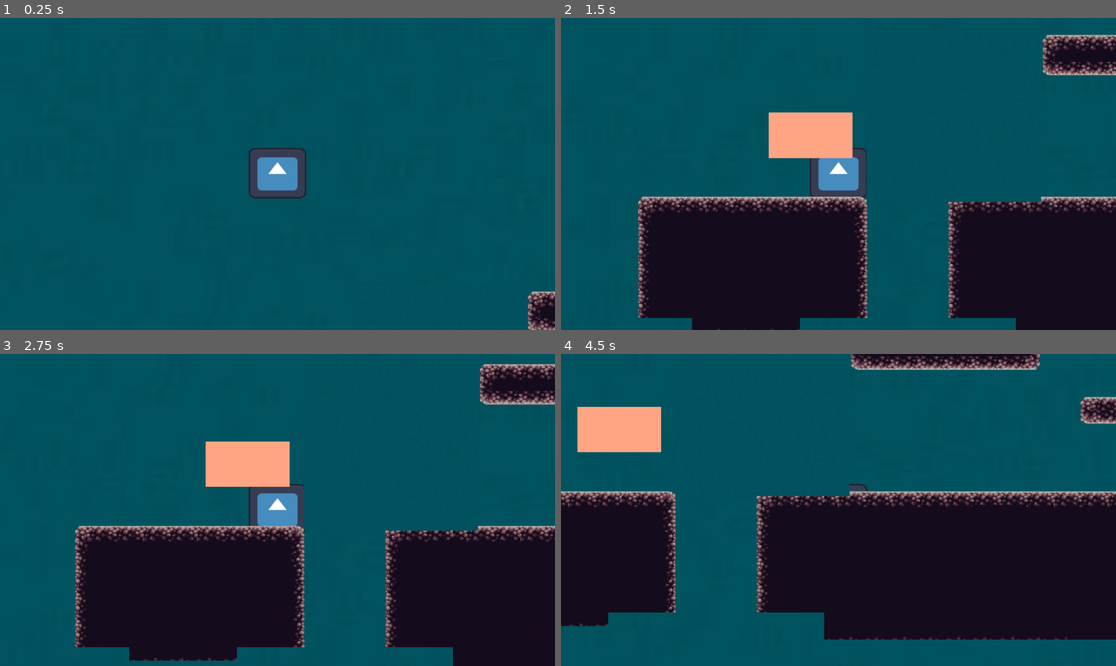
Above: before the commit, frames 1-4 (two rows, left to right).
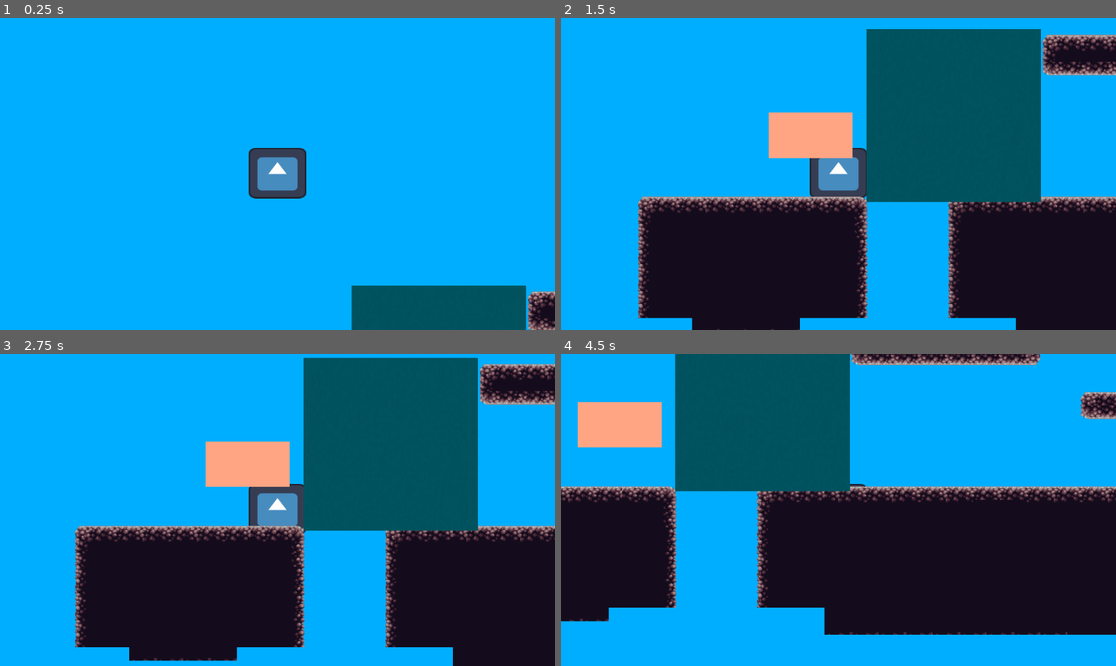
Above: after the commit, the same moments.

Repository: nattbc/proyecto_grupo_3
Game: Godot game, scene res://node_2d.tscn
Two runs of this game, one before a commit and one after it. Both use one fixed random seed, a clock stepped at 60 frames per second and the inputs below. The engine's default icon, where the game draws it, is replaced by a stand-in: a white triangle on a blue panel in a dark square.
Inputs:
- Up to frame 1 (0.25 s): no input
- Up to frame 2 (1.5 s): hold 1 (press_1) 0.53-1.28 s; hold Right (move_right) from 0.53 s (still down); tap Up (move_up) at 0.77 s; tap Enter at 1.25 s; tap 2 (press_2) at 1.35 s
- Up to frame 3 (2.75 s): tap Up (move_up) at 1.52 s; tap Space at 2 s; release Right (move_right) at 2.03 s; hold Left (move_left) from 2.03 s (still down); hold 3 (press_3) from 2.03 s (still down)
- Up to frame 4 (4.5 s): tap Enter at 2.75 s; release Left (move_left) at 2.78 s; release 3 (press_3) at 2.78 s; hold Right (move_right) 2.78-4.28 s; tap 1 (press_1) at 2.85 s; tap Up (move_up) at 3.02, 3.77 s; hold 2 (press_2) 3.53-4.28 s; hold Left (move_left) from 4.28 s (still down); tap 3 (press_3) at 4.35 s

The runs differ from the first frame. In frame 1, 93% of the frame differs, in the area x 0-100%, y 0-100%; in frame 2, 49%; in frame 3, 48%; in frame 4, 50%.

Commit message:
color nuevo con colision

Diff:
--- /dev/null
+++ b/celeste.tscn
@@ -0,0 +1,17 @@
+[gd_scene load_steps=3 format=3 uid="uid://b7bp4vog26hgx"]
+
+[ext_resource type="Texture2D" uid="uid://dpnm6bjawj6b" path="res://celeste.png" id="1_aa2j3"]
+
+[sub_resource type="RectangleShape2D" id="RectangleShape2D_r7eq8"]
+size = Vector2(68, 47.5)
+
+[node name="celeste" type="StaticBody2D"]
+
+[node name="Celeste" type="Sprite2D" parent="."]
+position = Vector2(-9.53674e-07, 0)
+scale = Vector2(0.226667, 0.285714)
+texture = ExtResource("1_aa2j3")
+
+[node name="CollisionShape2D" type="CollisionShape2D" parent="."]
+position = Vector2(0, 0.25)
+shape = SubResource("RectangleShape2D_r7eq8")
--- /dev/null
+++ b/fondo_celeste.tscn
@@ -0,0 +1,10 @@
+[gd_scene load_steps=2 format=3 uid="uid://kcdiu8cyy4pt"]
+
+[ext_resource type="Texture2D" uid="uid://dpnm6bjawj6b" path="res://celeste.png" id="1_g4l76"]
+
+[node name="fondo celeste" type="StaticBody2D"]
+
+[node name="Celeste" type="Sprite2D" parent="."]
+position = Vector2(553, 361)
+scale = Vector2(6.715, 6.85714)
+texture = ExtResource("1_g4l76")
--- a/larry.gd
+++ b/larry.gd
@@ -25,8 +25,6 @@
 
 	move_and_slide()
 
-	#########
-
 	pass_through()
 
 
--- a/node_2d.tscn
+++ b/node_2d.tscn
@@ -1,13 +1,15 @@
-[gd_scene load_steps=11 format=3 uid="uid://bp41nfh8x5cj1"]
+[gd_scene load_steps=13 format=3 uid="uid://bp41nfh8x5cj1"]
 
 [ext_resource type="PackedScene" uid="uid://d3qauveajni5r" path="res://larry.tscn" id="1_6ulmk"]
 [ext_resource type="Texture2D" uid="uid://bbqh60e0apb0a" path="res://platformertiles.png" id="2_1sqn8"]
 [ext_resource type="PackedScene" uid="uid://bah5huewkrtpm" path="res://fondo verde.tscn" id="2_mmyjg"]
+[ext_resource type="PackedScene" uid="uid://kcdiu8cyy4pt" path="res://fondo_celeste.tscn" id="3_6cdhk"]
 [ext_resource type="PackedScene" uid="uid://k1523v515t3v" path="res://rosa.tscn" id="3_ykr7s"]
 [ext_resource type="Script" path="res://rosa.gd" id="4_2da3m"]
 [ext_resource type="PackedScene" uid="uid://desag3lvwt7pc" path="res://verde.tscn" id="5_u4lds"]
 [ext_resource type="Script" path="res://verde.gd" id="6_rft67"]
 [ext_resource type="PackedScene" uid="uid://cq3px3o31q0lc" path="res://fondo rosa.tscn" id="7_32mw1"]
+[ext_resource type="PackedScene" uid="uid://b7bp4vog26hgx" path="res://celeste.tscn" id="9_ggrkb"]
 
 [sub_resource type="TileSetAtlasSource" id="TileSetAtlasSource_564cq"]
 texture = ExtResource("2_1sqn8")
@@ -163,11 +165,14 @@
 [node name="world" type="Node2D"]
 
 [node name="fondo verde" parent="." instance=ExtResource("2_mmyjg")]
+visible = false
 visibility_layer = 4
 position = Vector2(-181, -53)
 
 [node name="fondo rosa" parent="." instance=ExtResource("7_32mw1")]
 visible = false
+
+[node name="fondo celeste" parent="." instance=ExtResource("3_6cdhk")]
 
 [node name="larry" parent="." instance=ExtResource("1_6ulmk")]
 position = Vector2(183, 148)
@@ -197,3 +202,8 @@
 collision_layer = 4
 collision_mask = 0
 script = ExtResource("6_rft67")
+
+[node name="celeste" parent="." instance=ExtResource("9_ggrkb")]
+position = Vector2(563, 210)
+collision_layer = 8
+collision_mask = 0
Binary file added: celeste.png
Not shown, added: celeste.png.import
